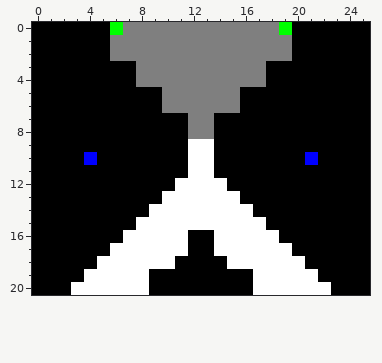
Pixel-art sprite, stored at maps/4.png. Above: the version before the commit.
The file is 26x21 pixels.
Once edited:
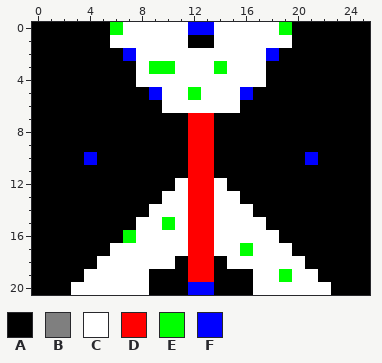
Palette (. is transparent): A #000000  B #7f7f7f  C #ffffff  D #ff0000  E #00ff00  F #0000ff
The edit:
The edit turns colour B into colour A in row 1 at x 12 to 13; in row 2 at x 6 and 19.
The edit turns colour B into colour C in row 0 at x 7 to 11 and 14 to 18; in row 1 at x 6 to 11 and 14 to 19; in row 2 at x 8 to 17; in row 3 at x 8, 11 to 13 and 15 to 17; in row 4 at x 8 to 17; in row 5 at x 10 to 11 and 13 to 15.
The edit turns colour B into colour C in row 6 at x 10 to 15.
The edit turns colour A into colour D in rows 16 to 19 at x 12 to 13.
The edit turns colour B into colour D in rows 7 to 8 at x 12 to 13.
The edit turns colour C into colour D in rows 9 to 15 at x 12 to 13.
The edit turns colour B into colour E in row 3 at x 9 to 10 and 14; in row 5 at x 12.
The edit turns colour C into colour E in row 15 at x 10; in row 16 at x 7; in row 17 at x 16; in row 19 at x 19.
The edit turns colour A into colour F in row 5 at x 9 and 16; in row 20 at x 12 to 13.
The edit turns colour B into colour F in row 0 at x 12 to 13; in row 2 at x 7 and 18.
Pixel boxes of the changes (left, top, right, bottom) in both pictures:
changed: (110, 22, 292, 295)
